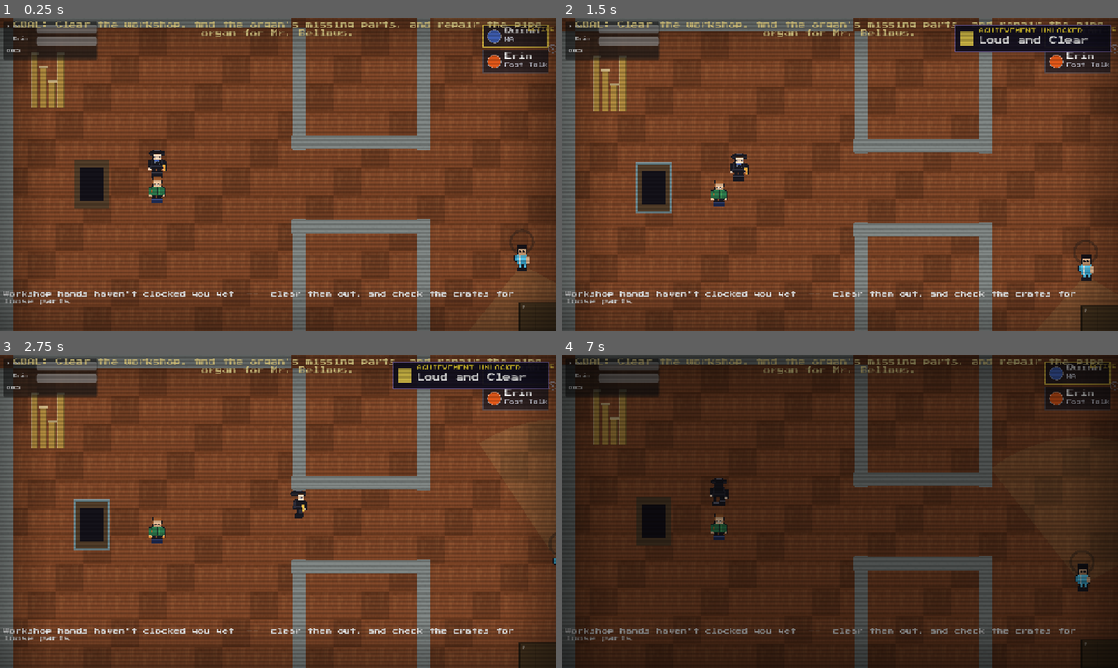
Above: before the commit, frames 1-4 (two rows, left to right).
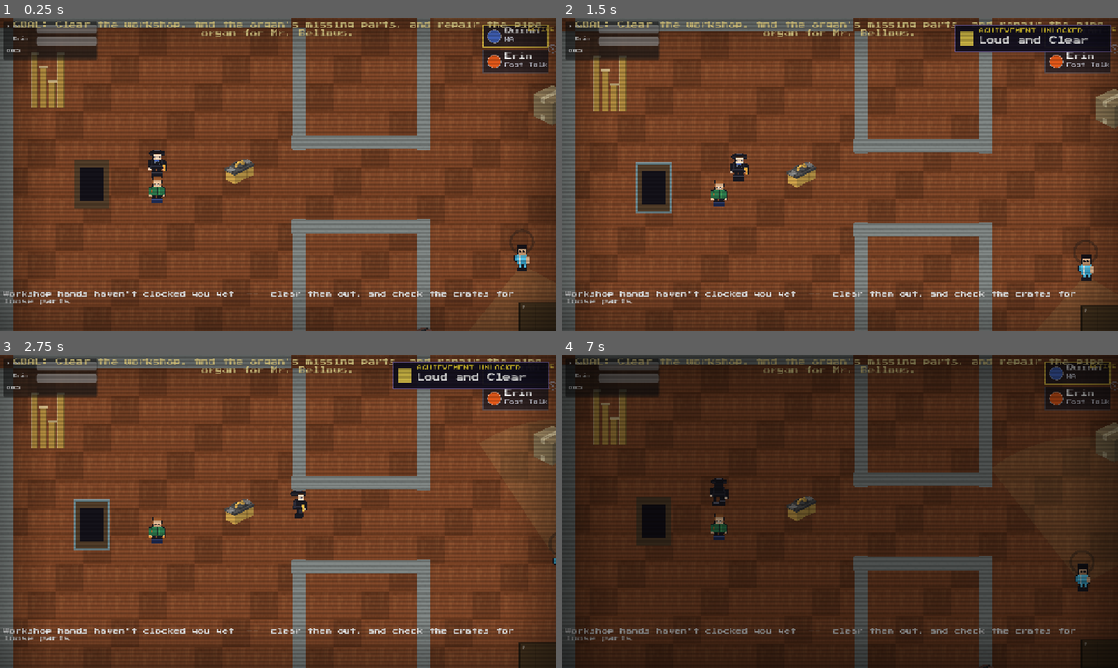
Above: after the commit, the same moments.

Repository: dougreichard/rpg_game
Game: Godot game, scene res://scenes/levels/PipeOrganWorks.tscn
The game is run twice, just before and just after one commit, with the same random seed, the same clock (stepped at 60 frames per second) and the same inputs. This scene is started directly instead of the project's main scene.
Inputs (mouse positions are in pixels of both pictures, inside the frame that each line leads up to):
- Up to frame 1 (0.25 s): no input
- Up to frame 2 (1.5 s): tap Enter (ui_accept) at 0.5, 0.77 s; move the mouse to (962, 158) at 0.52 s; hold D (move_right) 0.53-1.25 s; hold F (attack) 0.53-1.25 s; click (962, 158) at 0.67 s; drag from (728, 190) to (1084, 268) at 1.27 s
- Up to frame 3 (2.75 s): move the mouse to (333, 442) at 2.02 s; hold D (move_right) from 2.03 s (still down); tap V (dash) at 2.1 s
- Up to frame 4 (7 s): release D (move_right) at 2.75 s; drag from (812, 574) to (884, 511) at 2.77 s; move the mouse to (1006, 558) at 3.52 s; hold A (move_left) 3.53-4.25 s; tap Tab (swap) at 3.6 s; tap Enter (ui_accept) at 3.77, 4.25, 5, 6.77 s; drag from (673, 464) to (756, 433) at 4.27 s; move the mouse to (867, 511) at 5.02 s; hold S (move_down) 5.03-5.75 s; tap Alt at 5.1 s; click (867, 511) at 5.17 s; drag from (756, 433) to (728, 527) at 5.77 s; move the mouse to (962, 495) at 6.52 s; hold W (move_up) from 6.53 s (still down); hold F (attack) from 6.53 s (still down)

The runs differ from the first frame. In frame 1, 0.7% of the frame differs, in the area x 40-100%, y 21-100%; in frame 2, 0.7%; in frame 3, 0.7%; in frame 4, 0.5%.

Commit message:
Pipe Organ Works props: Synty workshop billboards
Dress the workshop with Synty 3/4 prop billboards (barrel, oil-drum stack,
brick pallet, crate, bucket, toolbox) via _create_synty_props(), so the
pilot level is now fully Synty (floor + walls + props). Signature
organ/bellows/pipe-racks kept as PlaceholderArt (no Synty equivalent);
shared LootBox _draw() untouched.

Co-Authored-By: Claude Opus 4.8 <noreply@anthropic.com>

Diff:
--- a/scripts/levels/pipe_organ_works.gd
+++ b/scripts/levels/pipe_organ_works.gd
@@ -346,6 +346,35 @@
 	desk.texture = PlaceholderArt.make_workbench_texture(Color(0.45, 0.32, 0.2), 64, 32)
 	desk.position = DESK_POS
 	add_child(desk)
+
+	_create_synty_props()
+
+# Synty 2.5D workshop dressing (see docs/synty_2_5d_art_plan.md): bottom-anchored
+# billboard props placed against walls / in corners. Signature organ, bellows and
+# pipe racks stay as-is (no Synty equivalent). [name, x, y, on-screen height px].
+const SYNTY_PROPS_DIR: String = "res://assets/art/synty/props/"
+const WORKSHOP_PROPS: Array = [
+	["barrel_stack", 1200, 168, 72],
+	["barrel", 1096, 470, 54],
+	["brick_stack", 512, 516, 52],
+	["crate", 660, 232, 46],
+	["bucket", 884, 486, 32],
+	["toolbox", 300, 300, 30],
+]
+
+func _create_synty_props() -> void:
+	for p: Array in WORKSHOP_PROPS:
+		var path: String = SYNTY_PROPS_DIR + String(p[0]) + ".png"
+		if not ResourceLoader.exists(path):
+			continue
+		var tex: Texture2D = load(path)
+		var spr := Sprite2D.new()
+		spr.texture = tex
+		spr.offset = Vector2(0.0, -tex.get_height() / 2.0)  # feet at position
+		var s: float = float(p[3]) / float(tex.get_height())
+		spr.scale = Vector2(s, s)
+		spr.position = Vector2(float(p[1]), float(p[2]))
+		add_child(spr)
 
 # Mr. Bellows, Quinn's manager  --  see CLAUDE.md "1. Bellows & Sons Pipe Organ
 # Works". Stationary AnimatedSprite2D (idle frame of the generic humanoid
Binary file added: assets/art/synty/props/barrel.png
Not shown, added: assets/art/synty/props/barrel.png.import
Binary file added: assets/art/synty/props/barrel_stack.png
Not shown, added: assets/art/synty/props/barrel_stack.png.import
Binary file added: assets/art/synty/props/bookshelf.png
Not shown, added: assets/art/synty/props/bookshelf.png.import
Binary file added: assets/art/synty/props/brick_stack.png
Not shown, added: assets/art/synty/props/brick_stack.png.import
Binary file added: assets/art/synty/props/bucket.png
Not shown, added: assets/art/synty/props/bucket.png.import
Binary file added: assets/art/synty/props/crate.png
Not shown, added: assets/art/synty/props/crate.png.import
(and 3 more such lines)
